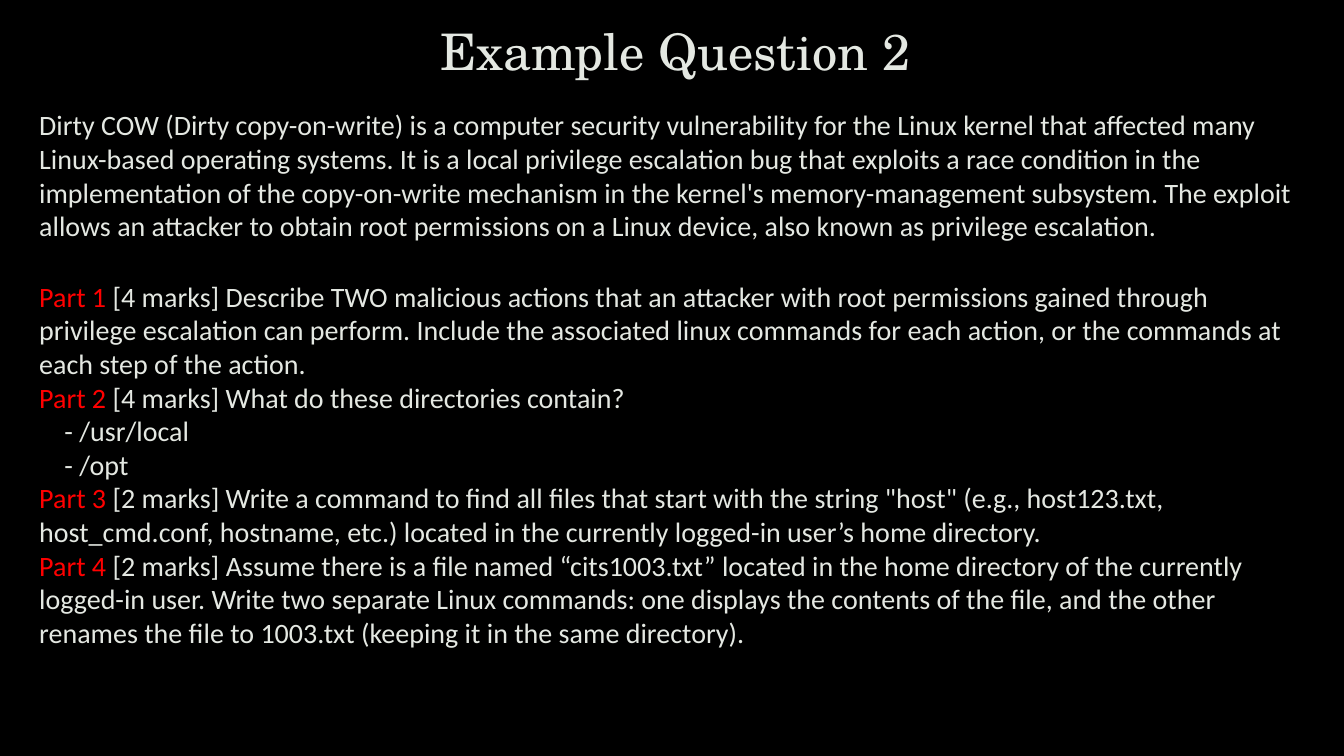
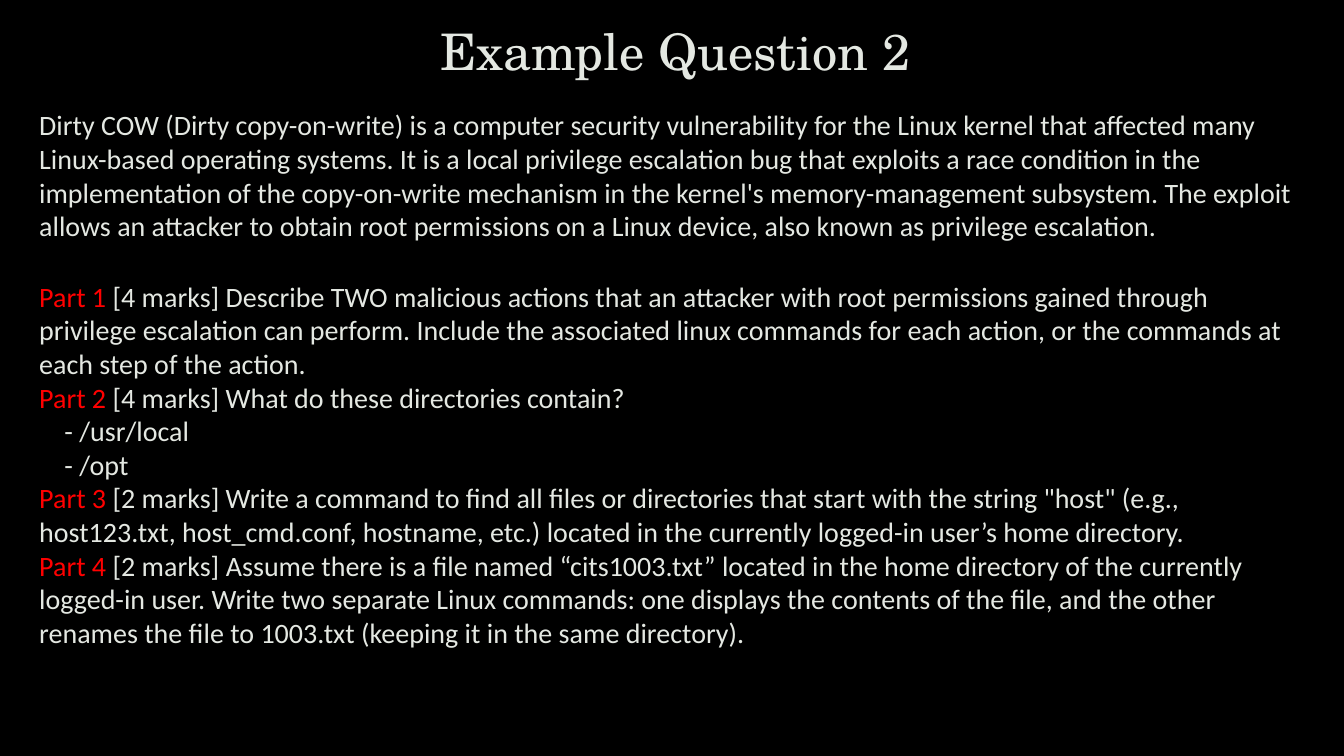
Before and after one commit to uwacyber/cits1003, a slide deck: slide 16 of cits1003-lecture_slides/CITS1003-B ExamExample-exercises.pptx. Drawn at 1344x756 pixels with LibreOffice and Linux fonts; fonts in the diff are those of the drawing; background and template pictures are left out. Boxes give left, top, right and bottom in pixels: in the first picture for what was removed or moved away, otherwise in the second. Text is boxed around its words. In the diff, an @@ line names an element or a change of style, - is before the commit and + after.

Commit message:
tweeks in part 2 Q2

```diff
--- a/cits1003-lecture_slides/CITS1003-B ExamExample-exercises.pptx
+++ b/cits1003-lecture_slides/CITS1003-B ExamExample-exercises.pptx
@@ text at [39, 487, 1184, 547]: text changed @@
-Part 3 [2 marks] Write a command to find all files that start with the string "host" (e.g., host123.txt, host_cmd.conf, hostname, etc.) located in the currently logged-in user’s home directory.
+Part 3 [2 marks] Write a command to find all files or directories that start with the string "host" (e.g., host123.txt, host_cmd.conf, hostname, etc.) located in the currently logged-in user’s home directory.
```
Also in this commit, not shown: 4 other slides changed.
